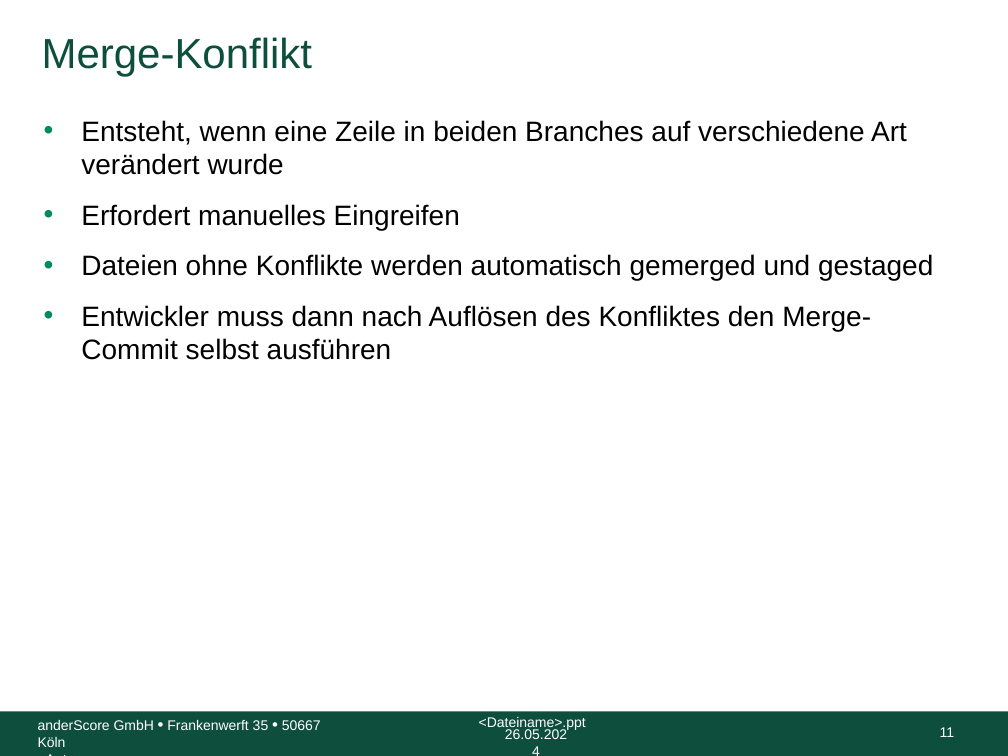
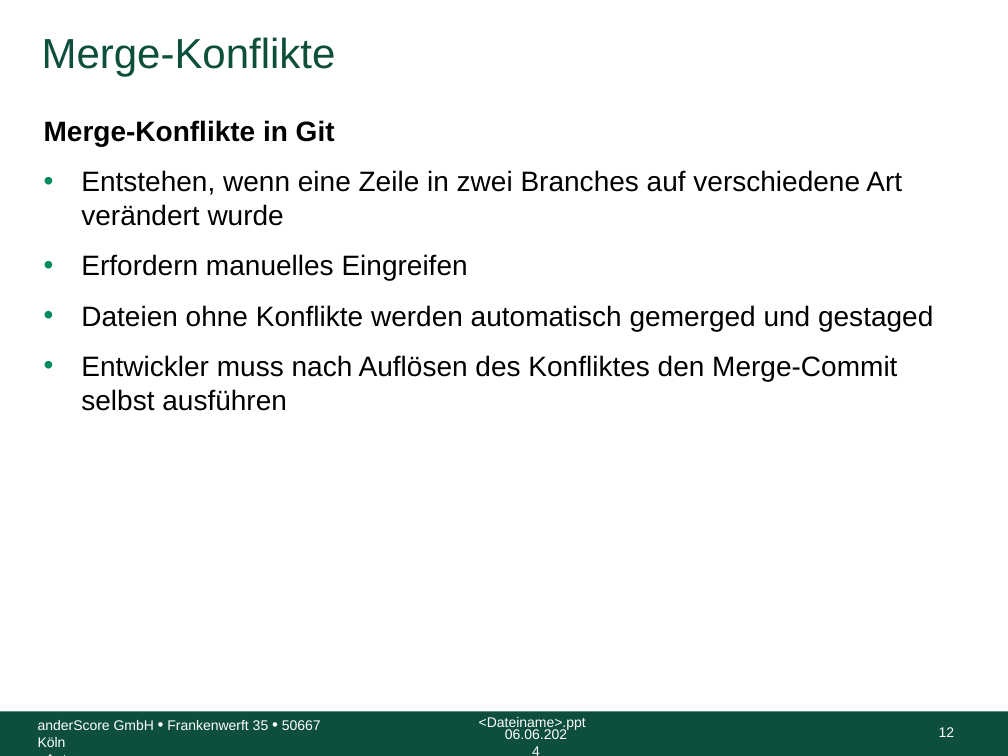
Before and after one commit to anderscore-gmbh/gitlab, a slide deck: slide 12 of slides/Tag-1_3-Merge-Rebase.pptx (slide 11 before the commit). Drawn at 1008x756 pixels with LibreOffice and Linux fonts; fonts in the diff are those of the drawing; background and template pictures are left out. Boxes give left, top, right and bottom in pixels: in the first picture for what was removed or moved away, otherwise in the second. Text is boxed around its words. In the diff, an @@ line names an element or a change of style, - is before the commit and + after.

```diff
--- a/slides/Tag-1_3-Merge-Rebase.pptx
+++ b/slides/Tag-1_3-Merge-Rebase.pptx
@@ title at [42, 37, 336, 76]: text changed @@
-Merge-Konflikt
+Merge-Konflikte
@@ text at [44, 120, 902, 280]: text changed @@
-• Entsteht, wenn eine Zeile in beiden Branches auf verschiedene Art verändert wurde
-• Erfordert manuelles Eingreifen
+Merge-Konflikte in Git
+• Entstehen, wenn eine Zeile in zwei Branches auf verschiedene Art verändert wurde
+• Erfordern manuelles Eingreifen
@@ text at [81, 355, 897, 411]: text changed @@
-• Entwickler muss dann nach Auflösen des Konfliktes den Merge-Commit selbst ausführen
+• Entwickler muss nach Auflösen des Konfliktes den Merge-Commit selbst ausführen
@@ text at [505, 729, 567, 739]: text changed @@
-26.05.2024
+06.06.2024
@@ page number at [939, 727, 955, 737]: text changed @@
-11
+12
```
Also in this commit, not shown: 79 other slides changed, 11 slides added, 9 slides removed, 5 other files.
